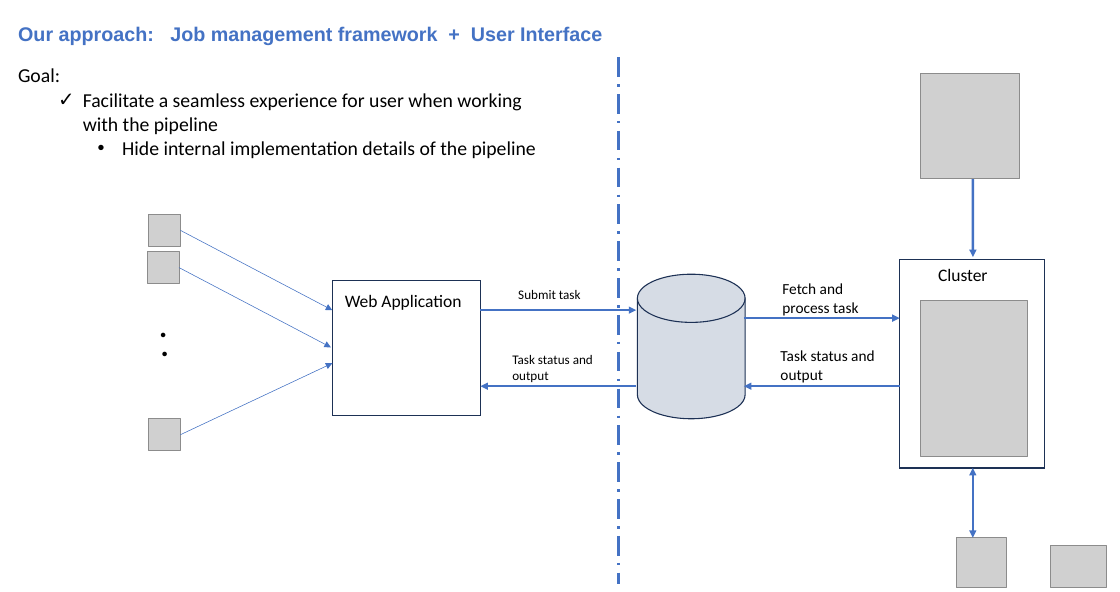
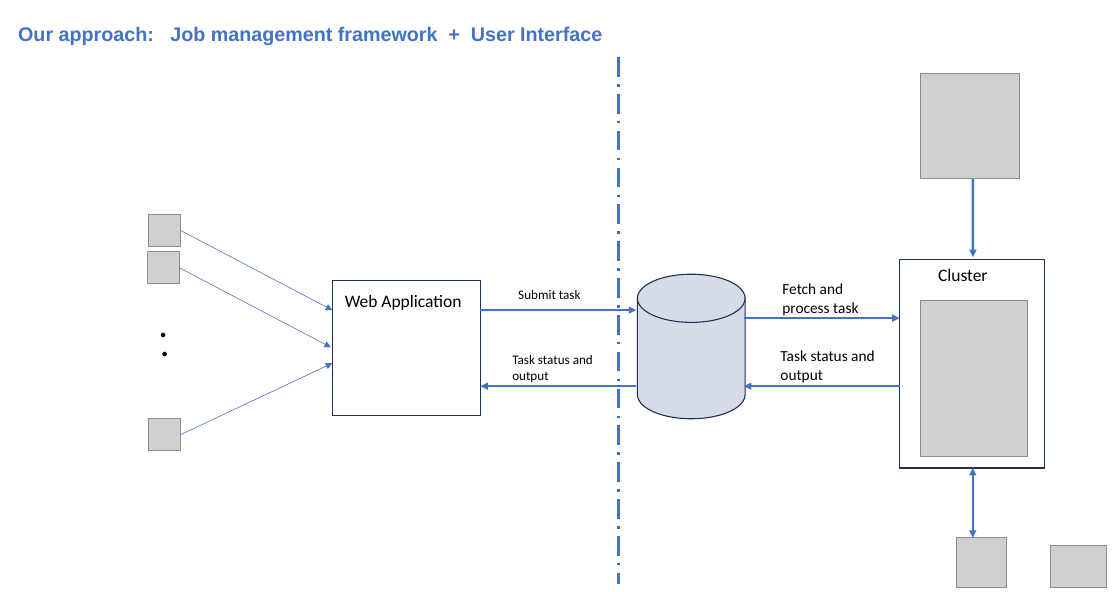
Before and after one commit to hmhwe/IMAGEN_Backend, a slide deck: slide 11 of docs/StakeholderM_CV.pptx. Drawn at 1120x592 pixels with LibreOffice and Linux fonts; fonts in the diff are those of the drawing; grey boxes stand for pictures. Boxes give left, top, right and bottom in pixels: in the first picture for what was removed or moved away, otherwise in the second. Text is boxed around its words. In the diff, an @@ line names an element or a change of style, - is before the commit and + after.

```diff
--- a/docs/StakeholderM_CV.pptx
+++ b/docs/StakeholderM_CV.pptx
@@ text removed at (x1=18, y1=68, x2=60, y2=82) @@
-Goal:
@@ text removed at (x1=83, y1=93, x2=536, y2=159) @@
-✓ Facilitate a seamless experience for user when working with the pipeline
-  • Hide internal implementation details of the pipeline
```
Also in this commit, not shown: 2 other slides changed, 1 slide added, 1 slide removed.
